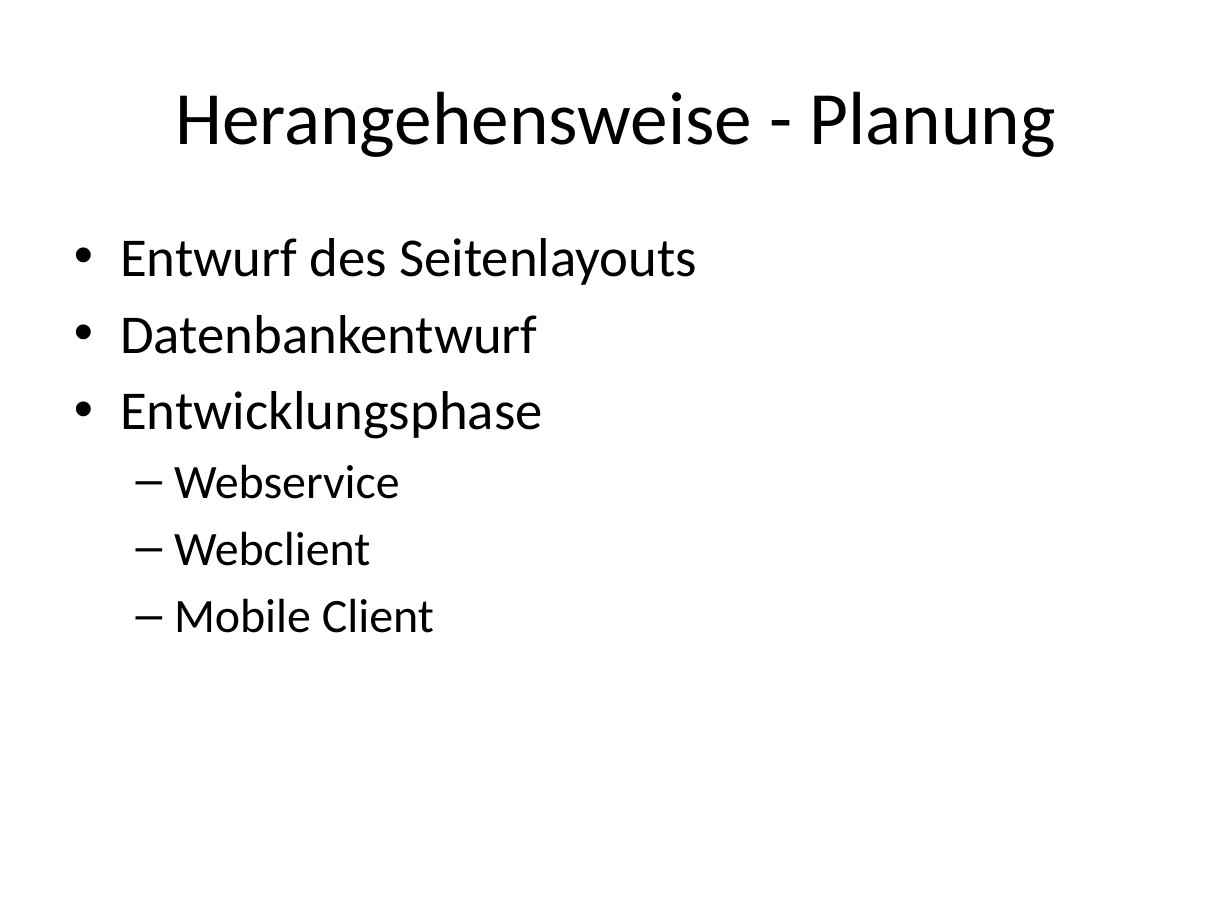
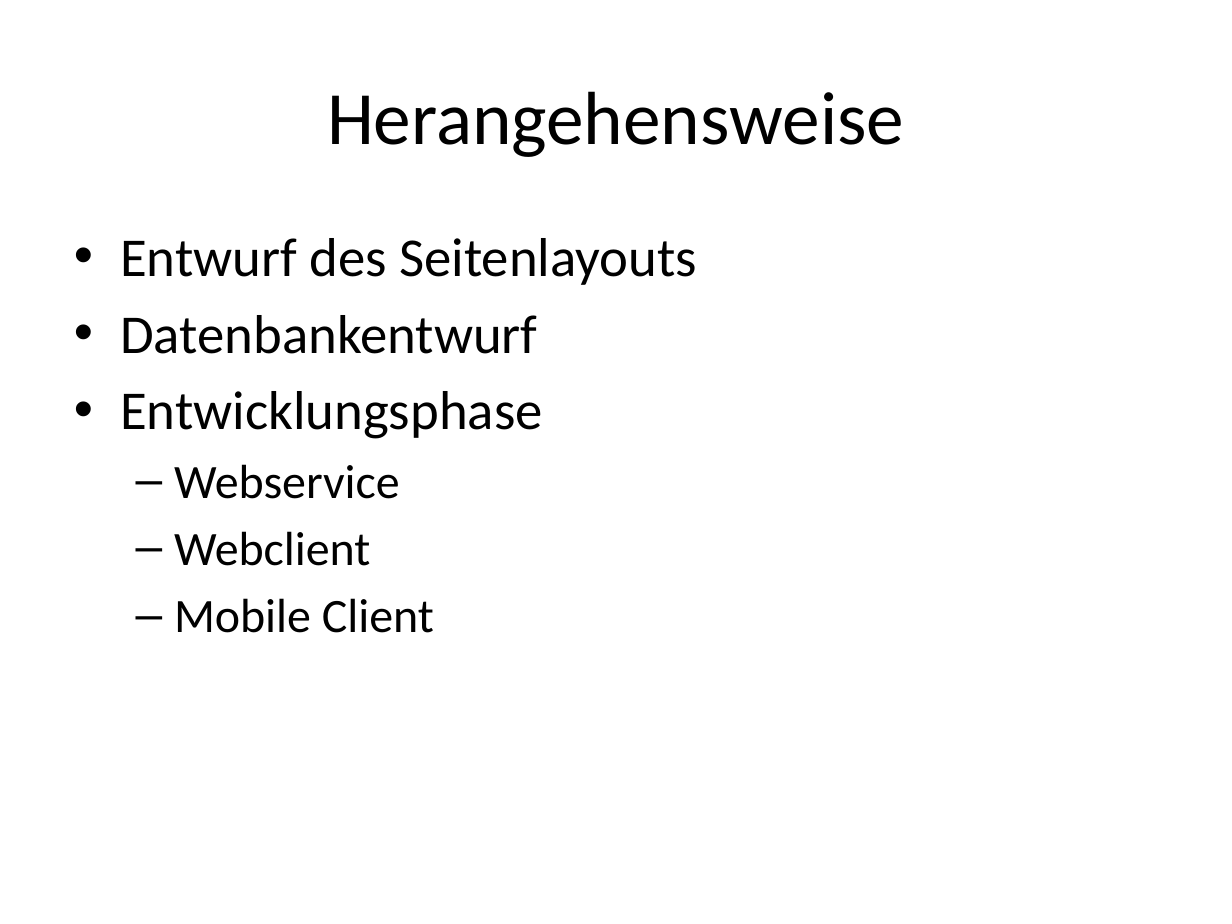
Before and after one commit to patpiech88/SportfreundeRFH, a slide deck: slide 4 of Dokumentation/SportfreundeRFH.pptx. Drawn at 1232x924 pixels with LibreOffice and Linux fonts; fonts in the diff are those of the drawing. Boxes give left, top, right and bottom in pixels: in the first picture for what was removed or moved away, otherwise in the second. Text is boxed around its words. In the diff, an @@ line names an element or a change of style, - is before the commit and + after.

```diff
--- a/Dokumentation/SportfreundeRFH.pptx
+++ b/Dokumentation/SportfreundeRFH.pptx
@@ title at box(327, 91, 904, 157): text changed @@
-Herangehensweise - Planung
+Herangehensweise
```
Also in this commit, not shown: 4 other slides changed, 9 slides added, 6 slides removed.
